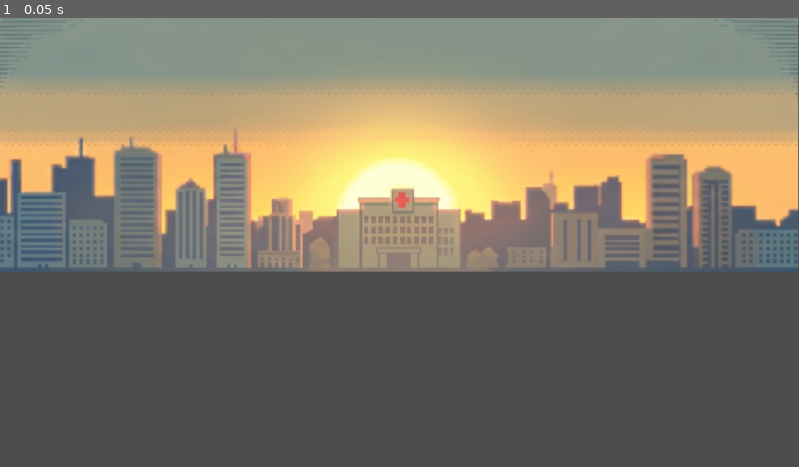
Above: before the commit, frame 1.
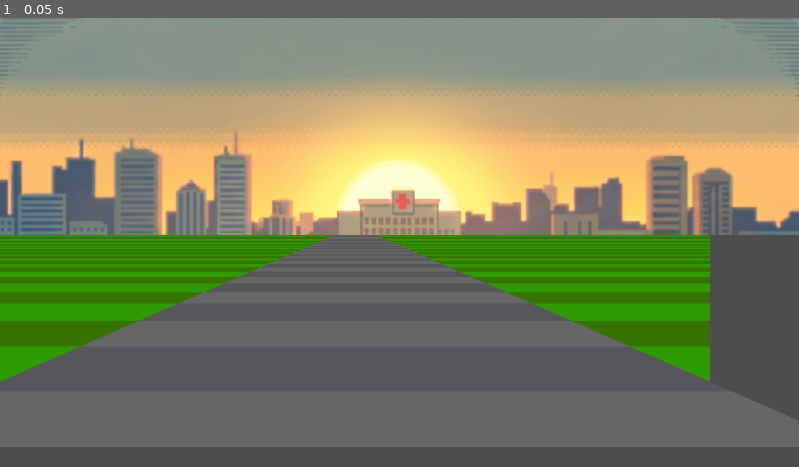
Above: after the commit, the same moment.

Repository: AnaLuizaS4ntos/Corrida_vital_v1
Game: Godot game, scene res://scenes/cena_Rua.tscn
Two runs of this game, one before a commit and one after it. Both use one fixed random seed, a clock stepped at 60 frames per second and the inputs below. Before the commit the project has no main scene; this scene is started directly in both runs.
Inputs:
- Up to frame 1 (0.05 s): no input

The runs differ from the first frame. In frame 1, 34% of the frame differs, in the area x 0-100%, y 0-96%.

Commit message:
fazendo o scr da rua em Pseudo 3D

Diff:
--- a/project.godot
+++ b/project.godot
@@ -11,6 +11,7 @@
 [application]
 
 config/name="Corrida Vital v.1"
+run/main_scene="uid://c031y7yi61u4n"
 config/features=PackedStringArray("4.6", "Forward Plus")
 config/icon="res://icon.svg"
 
--- a/scenes/cena_Rua.tscn
+++ b/scenes/cena_Rua.tscn
@@ -1,8 +1,10 @@
 [gd_scene format=3 uid="uid://c031y7yi61u4n"]
 
+[ext_resource type="Script" uid="uid://dl2otafkeoyte" path="res://scr/cena_rua.gd" id="1_gpi17"]
 [ext_resource type="Texture2D" uid="uid://j3c106oa70si" path="res://assets/Captura de tela 2026-05-15 012241.png" id="1_jfhvc"]
 
 [node name="Pseudo_3D" type="Node2D" unique_id=711295868]
+script = ExtResource("1_gpi17")
 
 [node name="CapturaDeTela20260515012241" type="Sprite2D" parent="." unique_id=211943993]
 scale = Vector2(0.9786097, 0.9786096)
--- a/scr/cena_rua.gd
+++ b/scr/cena_rua.gd
@@ -3,13 +3,14 @@
 
 #logica da pista
 var color := {
-	"grass-dark" :Color(0.22, 0.447, 0.0, 1.0),
-	"grass_light" :Color(0.031, 0.184, 0.0, 1.0),
+	"grass_dark" :Color(0.22, 0.447, 0.0, 1.0),
+	"grass_light" :Color(0.179, 0.6, 0.0, 1.0),
 	"border_dark" :Color(1.0, 0.0, 0.0, 1.0),
-	"border_ligth" :Color(0.42, 0.42, 0.42),
+	"border_light" :Color(0.42, 0.42, 0.42),
 	"road_dark" :Color(0.4, 0.4, 0.4),
-	"strip_dark" :Color(0, 0 , 0, 0),
-	"strip_ligth" :Color(1, 1, 1),
+	"strip_dark" :Color(0.666, 0.132, 0.0, 1.0),
+	"strip_light" :Color(1, 1, 1),
+	"road_light" :Color(0.343, 0.339, 0.352, 1.0)
 }
 
 #variavel da posicao da pista
@@ -29,19 +30,19 @@
 var road_length := 2000
 var direction := 0
 
-@onready var captura_de_tela: Sprite2D = $CapturaDeTela20260515012241
+@onready var skyline: Sprite2D = $CapturaDeTela20260515012241
 
 
 # Called when the node enters the scene tree for the first time.
 func _ready() -> void:
 	for i in range(road_length):
-		lines.append({x=0, y=0, z=0, X=0, Y=0, W=0, scale = 0, curve = 0})
+		# Use px, py, pw aqui também para ficar tudo padrão
+		lines.append({x=0, y=0, z=0, px=0, py=0, pw=0, scale = 0, curve = 0})
 		lines[i].z = i * seg + 0.00000001
-
 	num = lines.size()
 
 func _draw_road(color: Color, x1: float, y1: float, w1: float, x2: float, y2: float, w2: float) -> void:
-	#definindo os 4 pontos do trapézio (A, B, C, D)
+	# Definindo os 4 pontos do trapézio (A, B, C, D)
 	var a = Vector2(x1 - w1, y1)
 	var b = Vector2(x2 - w2, y2)
 	var c = Vector2(x2 + w2, y2)
@@ -53,16 +54,62 @@
 
 func _line(line, cam_x, cam_y, cam_z):
 	line.scale = cam / (line.z - cam_z)
-	line.X= (1+ line.scale * (line.x - cam_x)) * width /2
-	line.Y = (1- line.scale * (line.y - cam_y)) * heigth /2
-	line.W = line.scale * road_width * (width/2)
+	line.px = (1 + line.scale * (line.x - cam_x)) * width / 2 # Mudou de X para px
+	line.py = (1 - line.scale * (line.y - cam_y)) * heigth / 2 # Mudou de Y para py
+	line.pw = line.scale * road_width * (width/2)             # Mudou de W para pw
 	return line
 
 
 
 
 func _draw() -> void:
-	_draw_road(Color.RED, 512, 400, 200, 512, 200, 50)
+	if pos >= num * seg:
+		pos -= num * seg
+
+	if pos < 0:
+		pos += num * seg
+
+	var num_pos = 0
+	var start_point = int(pos / seg)
+	var cam_h = 1500 + lines[start_point % num].y
+	var cutoff = heigth
+	var x = 0.0
+	var dx = 0.0
+
+	skyline_pos += lines[start_point % num].curve * 2.0 * direction
+	skyline_h = -lines[start_point % num].y * 0.005
+	skyline.set_region_rect(Rect2(skyline_pos, skyline_h, 1920, 320))
+
+	for n in range(start_point, start_point + 300):
+		if n >= num:
+			num_pos = num * seg
+		else:
+			num_pos = 0
+
+		var l = lines[n % num]
+		_line(l, x, cam_h, pos - num_pos)
+
+		var p = lines[(n - 1) % num]
+
+		x += dx
+		dx += l.curve
+
+		if l.py >= cutoff:
+			continue
+
+		cutoff = l.py
+
+		var is_dark = n % 6 < 3
+		var road_col = color["road_dark"] if is_dark else color["road_light"]
+		var grass_col = color["grass_dark"] if is_dark else color["grass_light"]
+
+		draw_rect(Rect2(0, p.py, width, l.py - p.py), grass_col)
+		_draw_road(road_col, p.px, p.py, p.pw, l.px, l.py, l.pw)
+
+		var border = color["border_dark"] if (int(n / 4) % 2) else color["border_light"]
+		var road   = color["road_dark"]   if (int(n / 4) % 2) else color["road_light"]
+		var grass  = color["grass_dark"]  if (int(n / 8) % 2) else color["grass_light"]
+		var strip  = color["strip_dark"]  if (int(n / 8) % 2) else color["strip_light"]
 
 # Called every frame. 'delta' is the elapsed time since the previous frame.
 func _process(delta: float) -> void:
